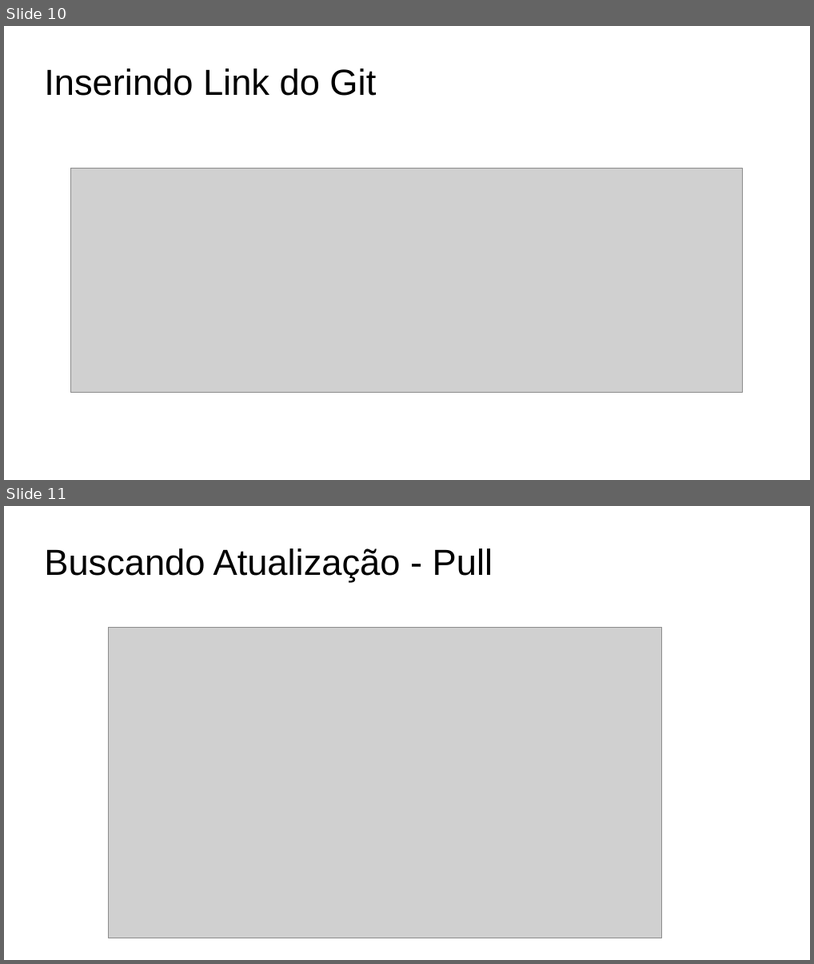
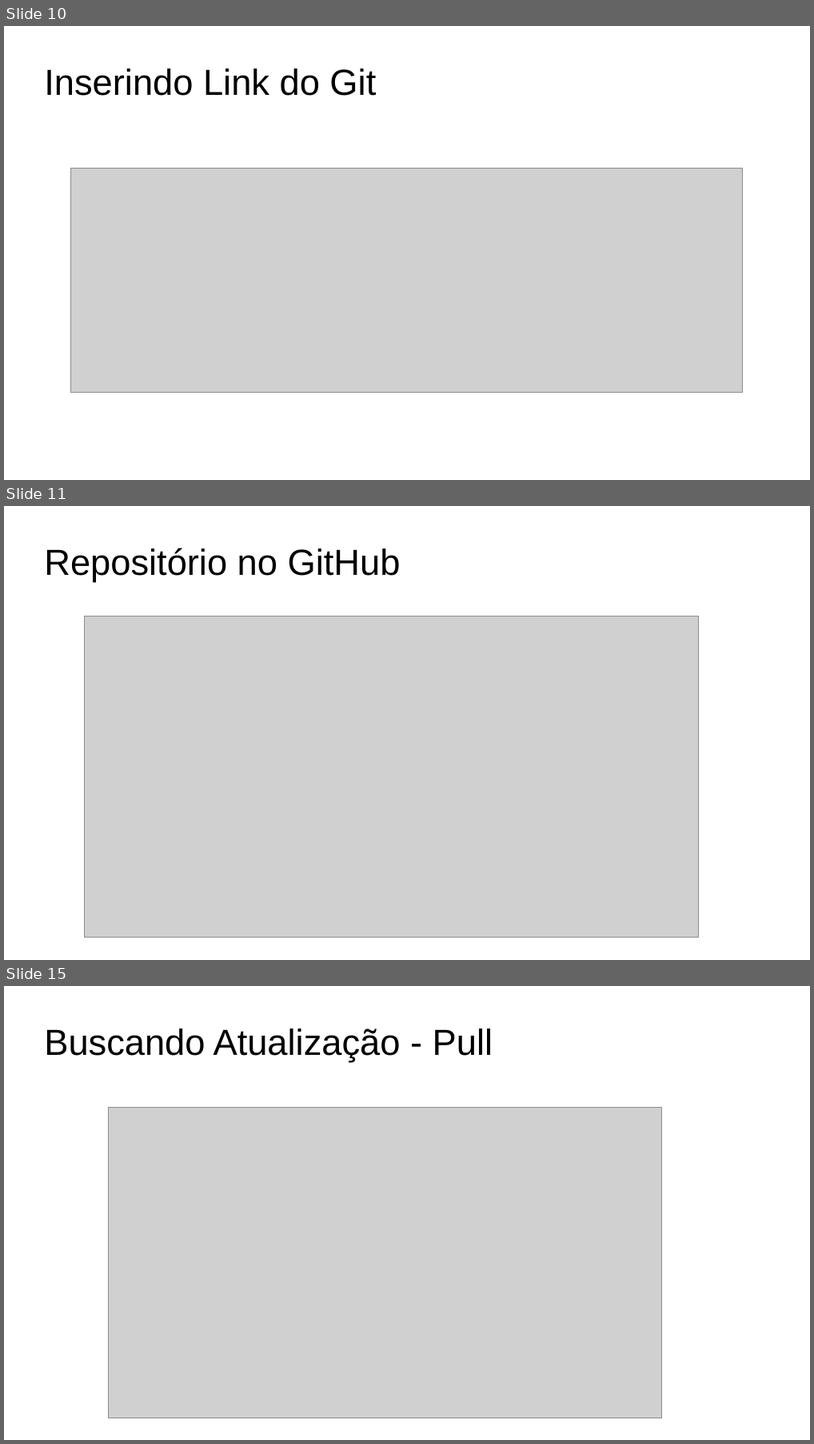
Before and after one commit to vinicius023/AprasentacaoGit, a slide deck: SlidesIntellij.odp. Shown one above the other, each under a label of ours: slides 10 and 11 before the commit, slides 10, 11 and 15 after it; the slides between them are not shown. The pictures are 814x964 and 814x1444 pixels, drawn with LibreOffice and Linux fonts; fonts in the diff are those of the drawing; grey boxes stand for pictures; background and template pictures are left out. Boxes give left, top, right and bottom in pixels: in the first picture for what was removed or moved away, otherwise in the second. Text is boxed around its words. In the diff, an @@ line names an element or a change of style, - is before the commit and + after.

```diff
--- a/SlidesIntellij.odp
+++ b/SlidesIntellij.odp
@@ slide 11 added at [4,506,810,960], background #FFFFFF @@
@@ title added at [44,548,401,582], 35.7 pt, text #000000 @@
+Repositório no GitHub
@@ picture added at [85,616,699,937] @@
@@ what was slide 11 is now slide 15 @@
```
Also in this commit, not shown: 1 slide changed, 4 other slides added, 1 slide removed, 2 other files.
